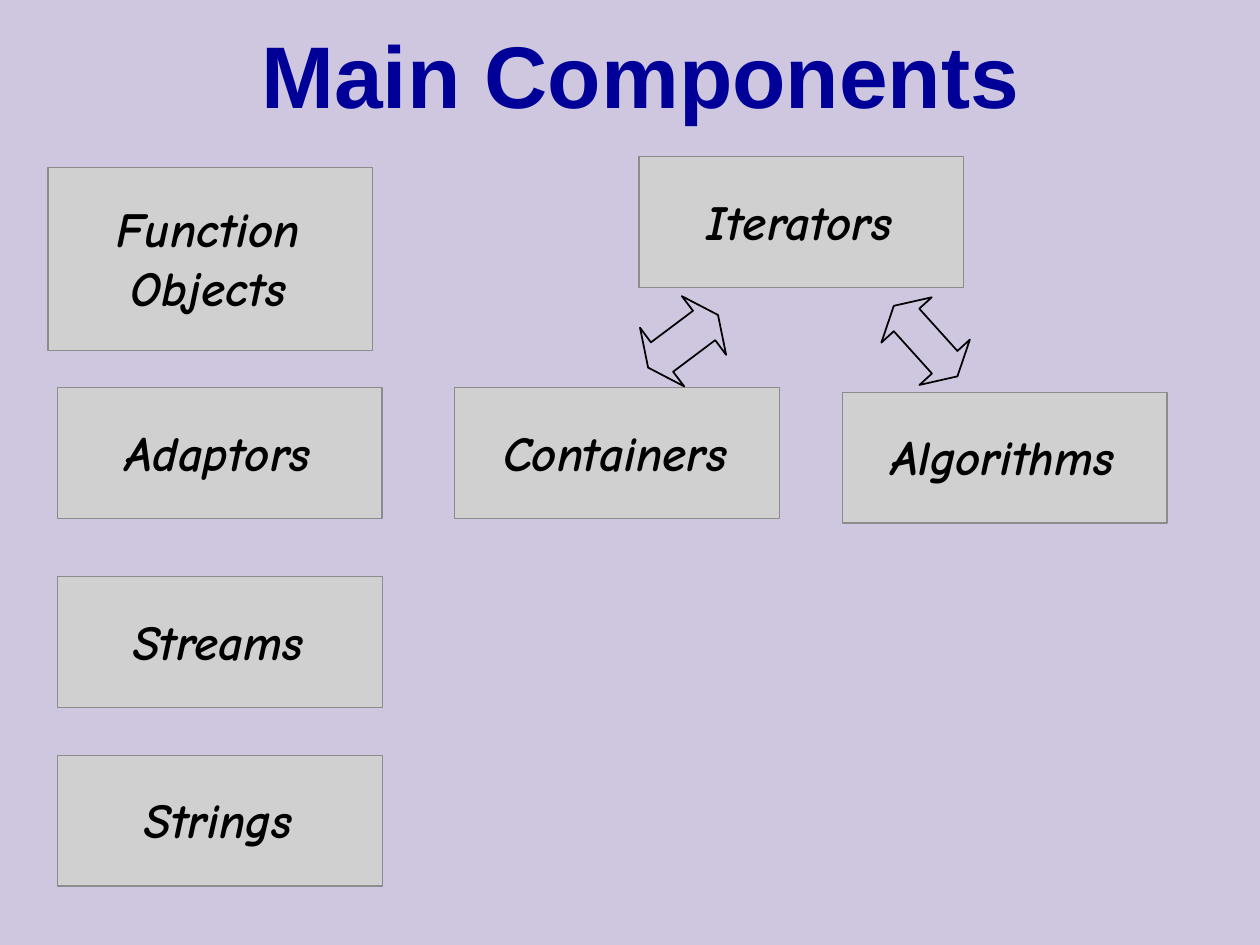
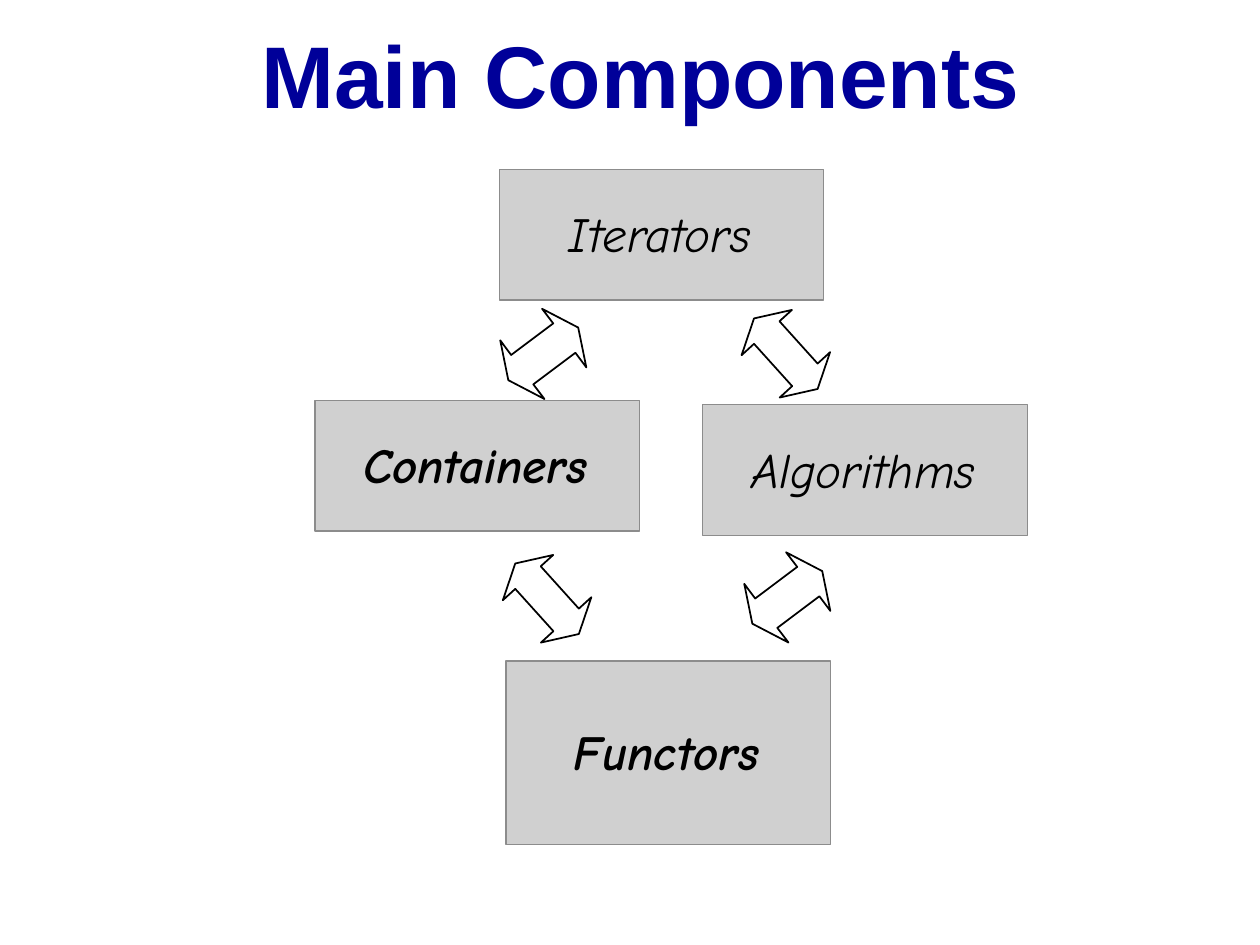
Before and after one commit to cpp-at-ariel/cpp-5779, a slide deck: slide 2 of 10-stl-containers/slides-containers.odp (slide 4 before the commit). Drawn at 1260x945 pixels with LibreOffice and Linux fonts; fonts in the diff are those of the drawing; grey boxes stand for pictures. Boxes give left, top, right and bottom in pixels: in the first picture for what was removed or moved away, otherwise in the second. Text is boxed around its words. In the diff, an @@ line names an element or a change of style, - is before the commit and + after.

```diff
--- a/10-stl-containers/slides-containers.odp
+++ b/10-stl-containers/slides-containers.odp
@@ background #CEC7DF to #FFFFFF @@
@@ free removed at box(82, 195, 334, 319) @@
-Function
-Objects
@@ free "Iterators" at box(528, 192, 793, 276): bold off @@
@@ freeform shape added at box(500, 309, 586, 399), outline #000000 0.99 pt @@
@@ freeform shape: place and size @@
-freeform shape at box(640, 296, 726, 387)
+freeform shape at box(742, 310, 830, 398)
@@ picture removed at box(58, 388, 383, 519) @@
@@ free removed at box(86, 410, 350, 494) @@
-Adaptors
@@ picture: place and size @@
-picture at box(843, 392, 1168, 523)
+picture at box(703, 404, 1028, 536)
@@ free "Containers": place and size @@
-free "Containers" at box(484, 410, 748, 494)
+free "Containers" at box(344, 422, 609, 507)
@@ 2 pictures, 2 frees: place and size @@
-2 pictures, 2 frees at box(455, 156, 1135, 519)
+2 pictures, 2 frees at box(315, 169, 995, 532)
@@ free "Algorithms" at box(731, 426, 995, 510): bold off @@
@@ freeform shape: place and size @@
-freeform shape at box(881, 297, 969, 386)
+freeform shape at box(503, 554, 591, 643)
@@ freeform shape added at box(745, 552, 830, 643), outline #000000 0.99 pt @@
@@ picture removed at box(58, 577, 383, 708) @@
@@ free removed at box(86, 598, 350, 683) @@
-Streams
@@ picture: place and size @@
-picture at box(48, 168, 372, 350)
+picture at box(507, 662, 830, 844)
@@ free added at box(541, 689, 793, 813), 28 pt, text #000000, bold, italic @@
+Functors
@@ picture removed at box(58, 755, 383, 886) @@
@@ free removed at box(86, 777, 350, 862) @@
-Strings
```
Also in this commit, not shown: 33 other slides changed, 2 slides removed, 5 other files.
